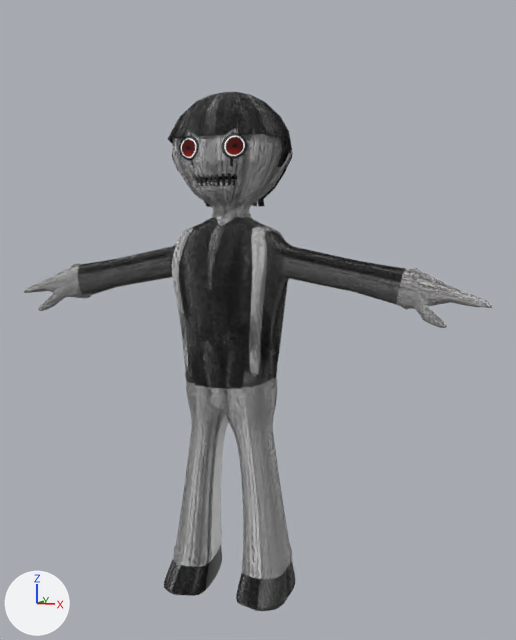
Two versions of the Blender file Namonai/Namonai3.blend, one commit apart.
Before and after are seen from a camera (50 mm lens) standing at (2.83, -4.2, 2.23) and looking at (0.24, 2.68, 1.4). Arrows for +X, +Y and +Z are at lower left; the lights stay in place.
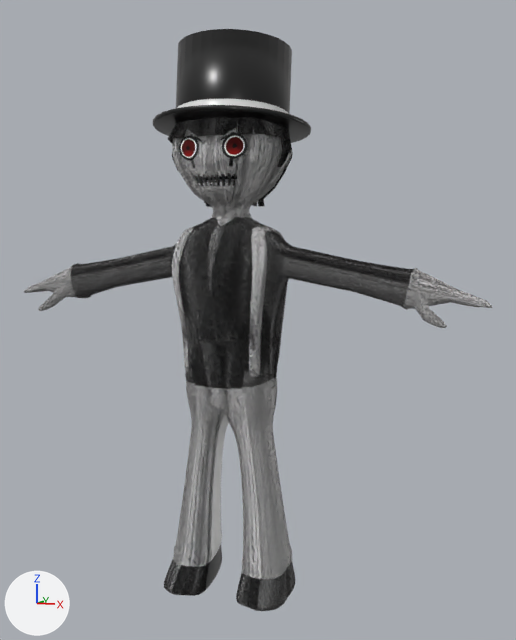
Boxes (x1, y1, x2, y2) around the edits, measured in the pictures (516 x 640 px; the box of a moved part takes in the faces that stretch with it):
'Hat', added (black): after (153, 29, 311, 143)
    faces in mat_material_001 (black #0e0e0e): (153, 29, 311, 143)
    faces in mat_material_002 (white #ededed): (177, 98, 288, 114)
'sombracelhas', now drawn: after (193, 134, 244, 142)
part 1 of me_cube, built on: before (180, 321, 283, 372); after (180, 317, 284, 375)
part 2 of me_cube, moved or reshaped: before (191, 131, 234, 175); after (191, 131, 233, 175)
part 3 of me_cube, recoloured: (71, 263, 414, 308) in both

Edits to the bpy script that builds the scene:
```text
Add mat_material_002:
    mat_material_002 = principled_material('Material.002')
    mat_material_002.base_color = (0.849, 0.849, 0.849)  # white #ededed
    mat_material_002.roughness = 0.3
Add mat_material_001:
    mat_material_001 = principled_material('Material.001')
    mat_material_001.base_color = (0.00425, 0.00425, 0.00425)  # black #0e0e0e
    mat_material_001.roughness = 0.3
Change me_cube:
    used by ob_cube; location = (0.0, 2.53, 1.68)
    remove me_cube.from_pydata(...)  # 1401 vertices, 1371 faces; spans x 0.0..2.55, y -0.55..0.58, z -3.15..1.97
    add me_cube.from_pydata(...)  # 1423 vertices, 1392 faces; spans x 0.0..2.55, y -0.55..0.58, z -3.15..1.97
    me_cube part 1
    21 faces are deleted
    16 vertices are added at x 0.0..0.43, y -0.42..0.42, z -0.56
    6 new vertices lie (-0.02, 0.0, -0.26) away from vertices in x 0.36..0.45, y -0.05..0.35, z -0.3
    30 new faces join them, mat_black, smooth
    12 new faces join them, mat_white, smooth
    me_cube part 2
    3 vertices are removed from x 0.09..0.14, y -0.51..-0.47, z 1.23..1.46
    14 faces are deleted
    3 vertices in x 0.06..0.18, y -0.48..-0.46, z 1.22..1.47 move by (-0.02, 0.0, 0.0)
    3 vertices in x 0.03..0.17, y -0.5..-0.46, z 1.22..1.32 move by (-0.01, 0.0, 0.0)
    11 vertices move from x 0.0..0.13, y -0.55..-0.47, z 1.23..1.47 to x 0.0..0.1, y -0.55..-0.47, z 1.23..1.47
    3 vertices are added at (0.06, -0.47, 1.23), (0.04, -0.53, 1.26), (0.03, -0.49, 1.43)
    14 new faces join them, mat_white, smooth
    me_cube part 3: 18 faces spanning x 1.76..1.85, y -0.2..0.22, z -0.1..0.29 switch from mat_white to mat_black
Add me_cylinder:
    me_cylinder.from_pydata(...)  # 384 vertices, 354 faces; spans x -1.39..1.39, y -1.39..1.39, z -1.0..0.4
    me_cylinder.polygons.foreach_set('use_smooth', [True] * 354)
    # faces by material slot: [322, 32]
    me_cylinder.materials.append(mat_material_001)  # black #0e0e0e
    me_cylinder.materials.append(mat_material_002)  # white #ededed
Add ob_hat:
    ob_hat = bpy.data.objects.new('Hat', me_cylinder)
    ob_hat.location = (0.0, 2.64, 3.88)
    ob_hat.rotation_euler = (-0.0908, 0.00761, 0.00782)  # degrees (-5.2, 0.4, 0.4)
    ob_hat.scale = (0.569, 0.569, 0.569)
```
